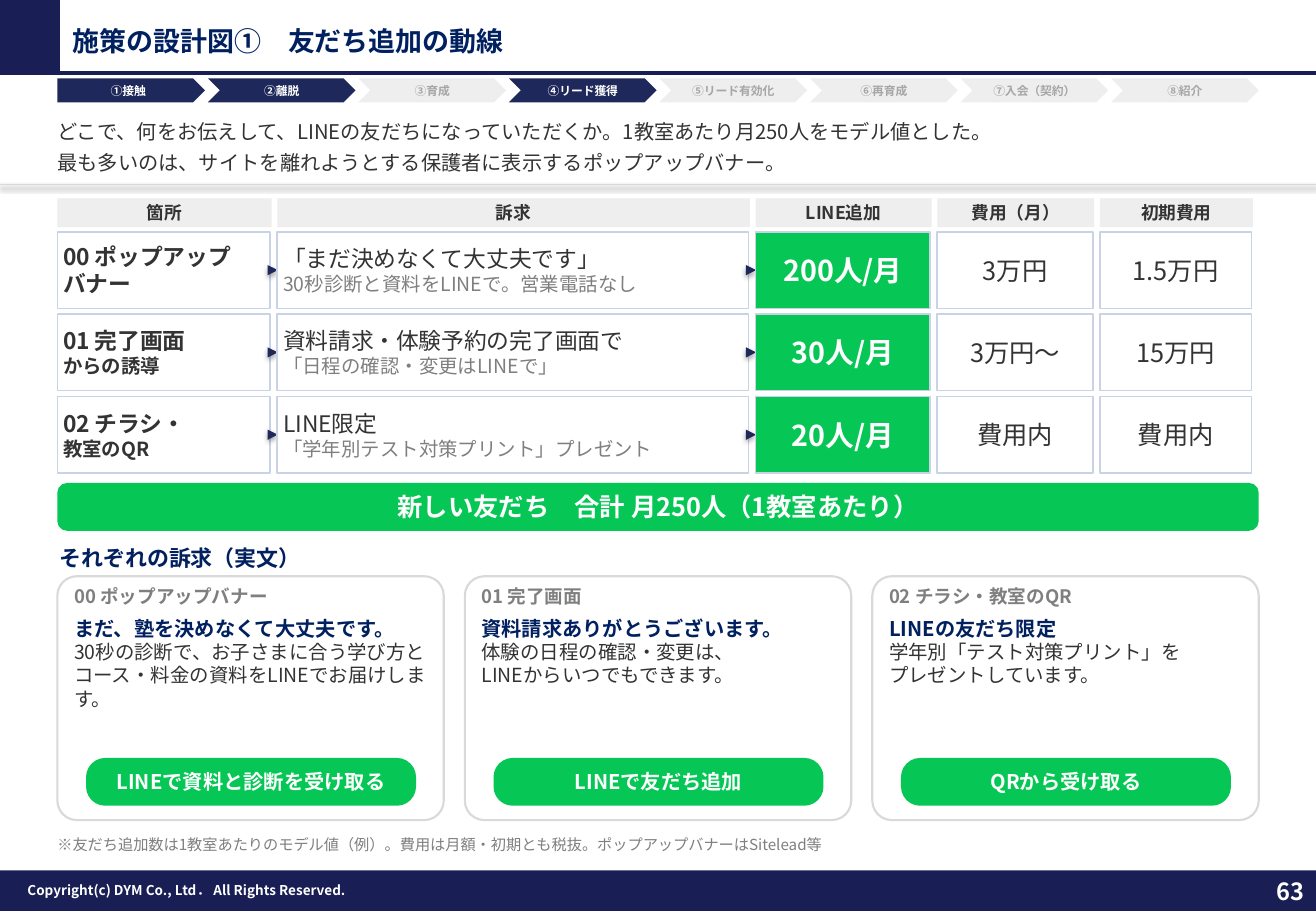
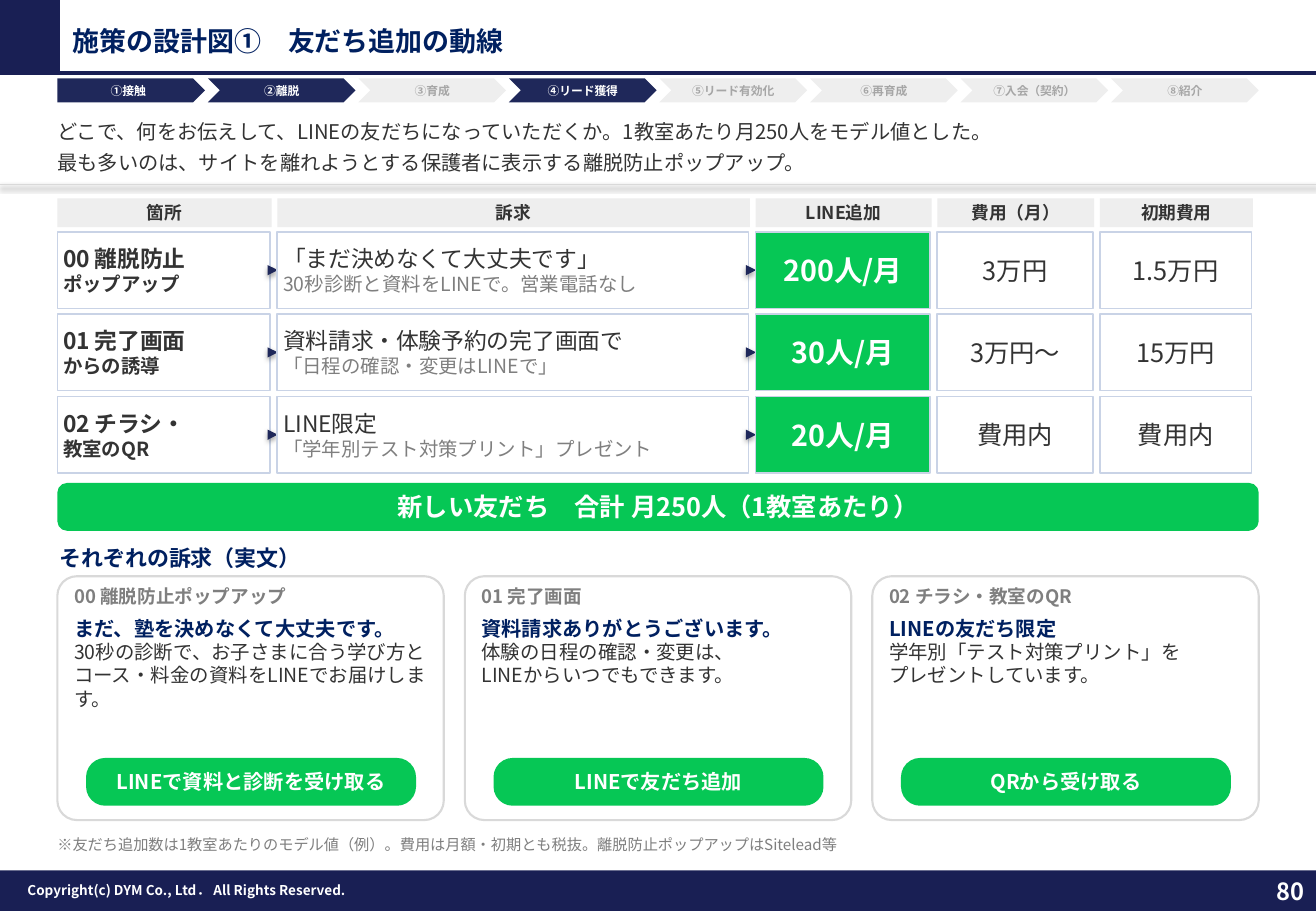
Before and after one commit to tonomura-r-dev/folder, a slide deck: slide 80 of 教育（塾）業界_LINE公式アカウント運用のご提案_新FMT版.pptx (slide 63 before the commit). Drawn at 1316x911 pixels with LibreOffice and Linux fonts; fonts in the diff are those of the drawing; background and template pictures are left out. Boxes give left, top, right and bottom in pixels: in the first picture for what was removed or moved away, otherwise in the second. Text is boxed around its words. In the diff, an @@ line names an element or a change of style, - is before the commit and + after.

```diff
--- a/教育（塾）業界_LINE公式アカウント運用のご提案_新FMT版.pptx
+++ b/教育（塾）業界_LINE公式アカウント運用のご提案_新FMT版.pptx
@@ text at box(57, 153, 805, 172): text changed @@
-最も多いのは、サイトを離れようとする保護者に表示するポップアップバナー。
+最も多いのは、サイトを離れようとする保護者に表示する離脱防止ポップアップ。
@@ text in rectangle at box(63, 247, 186, 293): text changed @@
-00 ポップアップ
-バナー
+00 離脱防止
+ポップアップ
@@ text at box(74, 587, 286, 605): text changed @@
-00 ポップアップバナー
+00 離脱防止ポップアップ
@@ text at box(57, 837, 837, 851): text changed @@
-※友だち追加数は1教室あたりのモデル値（例）。費用は月額・初期とも税抜。ポップアップバナーはSitelead等
+※友だち追加数は1教室あたりのモデル値（例）。費用は月額・初期とも税抜。離脱防止ポップアップはSitelead等
@@ page number at box(1276, 882, 1304, 901): text changed @@
-63
+80
```
Also in this commit, not shown: 35 other slides changed, 20 slides added, 4 slides removed, 4 other files.
